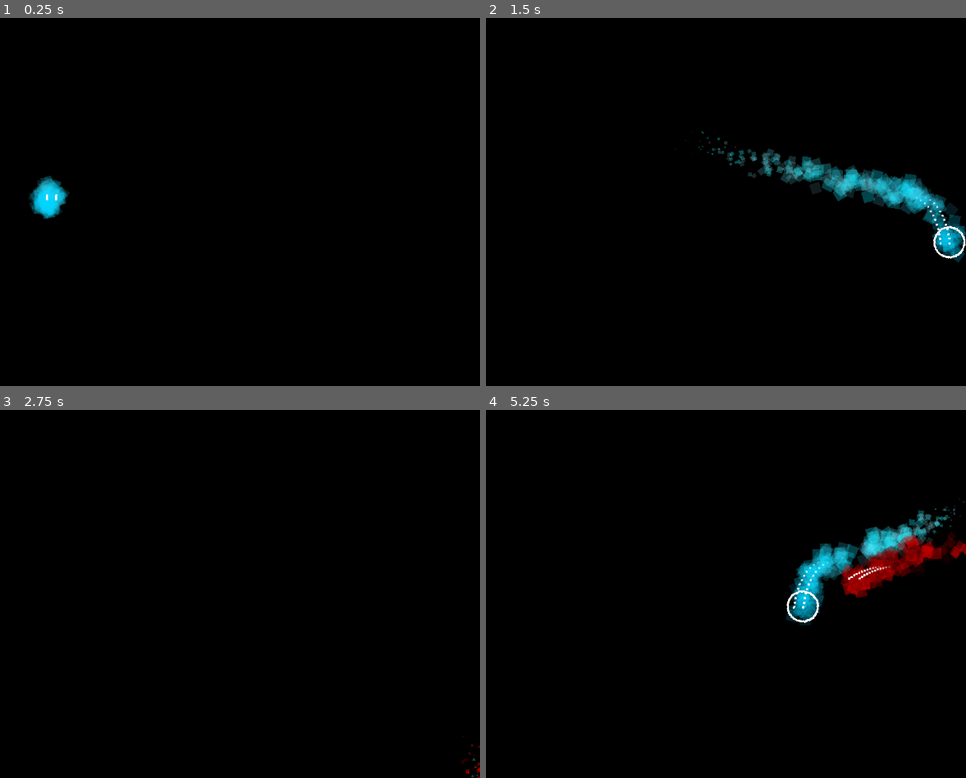
Above: before the commit, frames 1-4 (two rows, left to right).
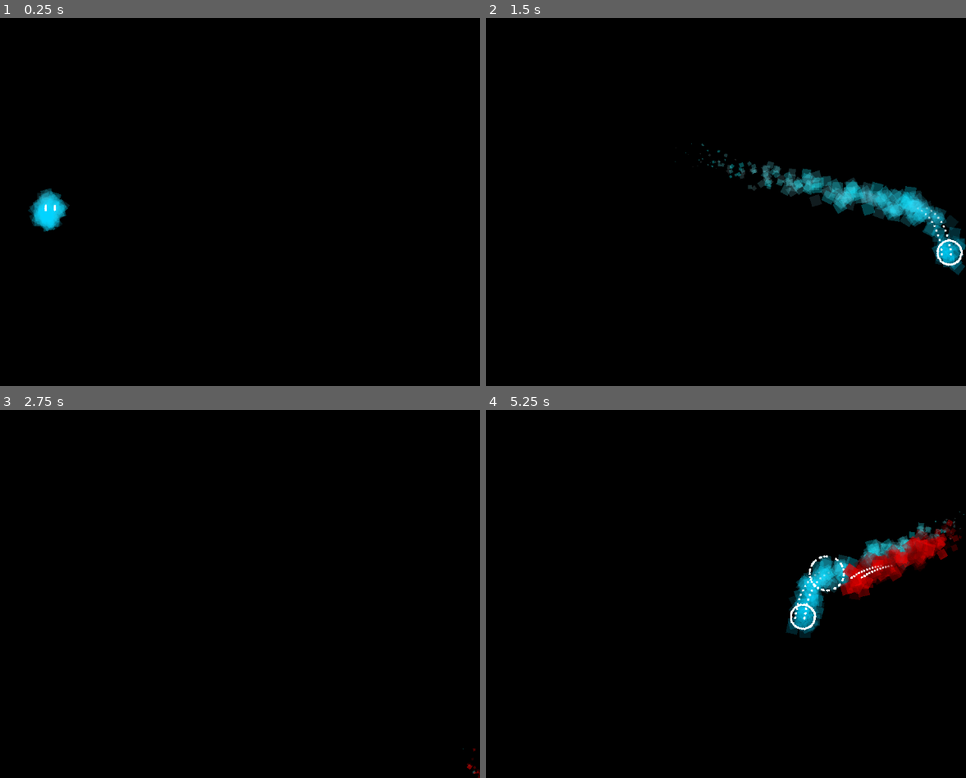
Above: after the commit, the same moments.

Repository: KirbyAndStuff/volatility
Game: Godot game, scene res://world.tscn
The game is run twice, just before and just after one commit, with the same random seed, the same clock (stepped at 60 frames per second) and the same inputs.
Inputs (mouse positions are in pixels of both pictures, inside the frame that each line leads up to):
- Up to frame 1 (0.25 s): no input
- Up to frame 2 (1.5 s): move the mouse to (783, 183) at 0.52 s; hold D (blue_right) 0.53-1.28 s; hold Shift (dash) 0.53-1.28 s; right-click (783, 183) at 0.8 s; move the mouse to (505, 220) at 1.27 s; hold S (blue_down) from 1.28 s (still down); right-click (505, 220) at 1.35 s
- Up to frame 3 (2.75 s): tap Shift (dash) at 1.55 s; move the mouse to (216, 513) at 2.02 s; release S (blue_down) at 2.03 s; hold D (blue_right) from 2.03 s (still down); hold Shift (dash) from 2.03 s (still down); right-click (216, 513) at 2.3 s
- Up to frame 4 (5.25 s): move the mouse to (606, 667) at 2.77 s; release D (blue_right) at 2.78 s; release Shift (dash) at 2.78 s; hold W (blue_up) 2.78-3.53 s; click (606, 667) at 2.85 s; tap Shift (dash) at 3.05, 4.35 s; move the mouse to (836, 649) at 3.52 s; hold Right mouse button (parry, bound only after the commit) 3.53-4.28 s; hold A (blue_left) 3.53-5.03 s; tap Enter at 4.25 s; move the mouse to (outside the picture) at 4.27 s; move the mouse to (673, 594) at 5.02 s; hold S (blue_down) from 5.03 s (still down); hold Right mouse button (parry, bound only after the commit) from 5.03 s (still down)

The runs differ from the first frame. In frame 1, 0.8% of the frame differs, in the area x 5-15%, y 42-59%; in frame 2, 5.0%, in the area x 39-100%, y 30-70%; in frame 3, less than 0.1%; in frame 4, 4.3%.

Commit message:
added parry

Diff:
--- a/particle/enemies/red.gd
+++ b/particle/enemies/red/red.gd
@@ -2,13 +2,13 @@
 
 var particlesL: CPUParticles2D
 var particlesR: CPUParticles2D
-var plred_death := preload("res://enemies/red_death.tscn")
-var red_dash_particles := preload("res://enemies/red_dash_particles.tscn")
+var plred_death := preload("res://enemies/red/red_death.tscn")
+var red_dash_particles := preload("res://enemies/red/red_dash_particles.tscn")
+var red_hurt := preload("res://enemies/red/red_hurt.tscn")
 
 func _ready():
 	particlesL = $"left eye"
 	particlesR = $"right eye"
-	add_to_group("enemy")
 
 var speed = 300
 var player_chase = false
@@ -16,6 +16,7 @@
 var attack_player = false
 var dash_at_player = false
 var red_stamina = 20
+var red_health = 2
 
 @onready var red_dashlength = $Red_DashLength
 
@@ -33,15 +34,18 @@
 		red_stamina += 10 * delta
 	if dash_at_player == true:
 		speed = 1500
+	if red_health < 1:
+		var effect := plred_death.instantiate()
+		effect.position = position
+		get_parent().add_child(effect)
+		queue_free()
 
 func _on_playerdeath_body_entered(body):
 	if body.name == "bullet4":
-		var effect := plred_death.instantiate()
+		var effect := red_hurt.instantiate()
 		effect.position = position
 		get_parent().add_child(effect)
-
-		queue_free()
-
+		red_health -= 1
 
 func _on_player_detection_body_entered(body):
 	player = body
@@ -49,13 +53,11 @@
 	particlesL.lifetime = 0.1
 	particlesR.lifetime = 0.1
 
-
 func _on_player_detection_body_exited(body):
 	player = null
 	player_chase = false
 	particlesL.lifetime = 0.2
 	particlesR.lifetime = 0.2
-
 
 func _on_hurts_player_body_entered(body):
 	if body.name == "player":
@@ -64,7 +66,6 @@
 func _on_hurts_player_body_exited(body):
 	if body.name == "player":
 		attack_player = false
-
 
 func _on_player_dash_distance_body_entered(body):
 	if body.name == "player" and red_stamina > 19:
@@ -86,7 +87,6 @@
 		dash_at_player = true
 		red_dashlength.start()
 
-
 func _on_red_dash_length_timeout() -> void:
 	speed = 300
 	dash_at_player = false
--- a/particle/enemies/red.tscn
+++ b/particle/enemies/red/red.tscn
@@ -1,6 +1,6 @@
 [gd_scene load_steps=10 format=3 uid="uid://ugfxmkdd6pyc"]
 
-[ext_resource type="Script" path="res://enemies/red.gd" id="1_320g4"]
+[ext_resource type="Script" path="res://enemies/red/red.gd" id="1_q1clp"]
 
 [sub_resource type="Curve" id="Curve_8jx83"]
 _data = [Vector2(0, 1), 0.0, 0.0, 0, 0, Vector2(0.494506, 1), 0.0, 0.0, 0, 0, Vector2(1, 0), -0.0491227, 0.0, 0, 0]
@@ -28,7 +28,7 @@
 radius = 167.192
 
 [node name="red" type="CharacterBody2D"]
-script = ExtResource("1_320g4")
+script = ExtResource("1_q1clp")
 
 [node name="body" type="CPUParticles2D" parent="."]
 position = Vector2(1, -2)
@@ -80,7 +80,7 @@
 scale_amount_max = 3.0
 color_ramp = SubResource("Gradient_na7al")
 
-[node name="playerdeath" type="Area2D" parent="."]
+[node name="playerdeath" type="Area2D" parent="." groups=["enemy"]]
 
 [node name="CollisionShape2D" type="CollisionShape2D" parent="playerdeath"]
 position = Vector2(1, -20)
@@ -95,7 +95,7 @@
 position = Vector2(1, -20)
 shape = SubResource("CircleShape2D_sdnrw")
 
-[node name="hurts_player" type="Area2D" parent="." groups=["enemy"]]
+[node name="hurts_player" type="Area2D" parent="." groups=["attack"]]
 
 [node name="CollisionShape2D" type="CollisionShape2D" parent="hurts_player"]
 position = Vector2(1, -20)
--- /dev/null
+++ b/particle/enemies/red/red_dash_particles.gd
@@ -0,0 +1,4 @@
+extends CPUParticles2D
+
+func _ready():
+	emitting = true
--- /dev/null
+++ b/particle/enemies/red/red_dash_particles.tscn
@@ -0,0 +1,34 @@
+[gd_scene load_steps=4 format=3 uid="uid://cq5c7nslwpouu"]
+
+[ext_resource type="Script" path="res://enemies/red/red_dash_particles.gd" id="1_25psh"]
+
+[sub_resource type="Curve" id="Curve_7npgd"]
+_data = [Vector2(0, 1), 0.0, 0.0, 0, 0, Vector2(1, 0), 0.0, 0.0, 0, 0]
+point_count = 2
+
+[sub_resource type="Gradient" id="Gradient_y8813"]
+offsets = PackedFloat32Array(0, 0.794702)
+colors = PackedColorArray(1, 1, 1, 1, 1, 1, 1, 0)
+
+[node name="red_dash_particles" type="CPUParticles2D"]
+emitting = false
+amount = 50
+lifetime = 0.5
+one_shot = true
+explosiveness = 1.0
+emission_shape = 1
+emission_sphere_radius = 25.0
+spread = 180.0
+gravity = Vector2(0, 0)
+initial_velocity_min = 300.0
+initial_velocity_max = 300.0
+angular_velocity_min = -180.0
+angular_velocity_max = 180.0
+angle_min = -180.0
+angle_max = 180.0
+scale_amount_min = 20.0
+scale_amount_max = 20.0
+scale_amount_curve = SubResource("Curve_7npgd")
+color = Color(1, 0, 0, 1)
+color_ramp = SubResource("Gradient_y8813")
+script = ExtResource("1_25psh")
--- a/particle/enemies/red_death.tscn
+++ b/particle/enemies/red/red_death.tscn
@@ -1,6 +1,6 @@
 [gd_scene load_steps=8 format=3 uid="uid://605ng3t3lwhu"]
 
-[ext_resource type="Script" path="res://enemies/red_death.gd" id="1_22xqq"]
+[ext_resource type="Script" path="res://enemies/red/red_death.gd" id="1_22xqq"]
 
 [sub_resource type="Curve" id="Curve_gc8rw"]
 _data = [Vector2(0, 1), 0.0, 0.0, 0, 0, Vector2(0.494506, 1), 0.0, 0.0, 0, 0, Vector2(1, 0), -0.0491227, 0.0, 0, 0]
--- /dev/null
+++ b/particle/enemies/red/red_hurt.gd
@@ -0,0 +1,4 @@
+extends CPUParticles2D
+
+func _ready():
+	emitting = true
--- a/particle/enemies/red_dash_particles.tscn
+++ b/particle/enemies/red/red_hurt.tscn
@@ -1,18 +1,18 @@
-[gd_scene load_steps=4 format=3 uid="uid://cq5c7nslwpouu"]
+[gd_scene load_steps=4 format=3 uid="uid://sf0q5gh5sfxk"]
 
-[ext_resource type="Script" path="res://enemies/red_dash_particles.gd" id="1_4cjy3"]
+[ext_resource type="Script" path="res://enemies/red/red_hurt.gd" id="1_us8no"]
 
-[sub_resource type="Curve" id="Curve_7npgd"]
+[sub_resource type="Curve" id="Curve_mjg34"]
 _data = [Vector2(0, 1), 0.0, 0.0, 0, 0, Vector2(1, 0), 0.0, 0.0, 0, 0]
 point_count = 2
 
-[sub_resource type="Gradient" id="Gradient_y8813"]
+[sub_resource type="Gradient" id="Gradient_gdqb6"]
 offsets = PackedFloat32Array(0, 0.794702)
 colors = PackedColorArray(1, 1, 1, 1, 1, 1, 1, 0)
 
-[node name="red_dash_particles" type="CPUParticles2D"]
+[node name="red_hurt" type="CPUParticles2D"]
 emitting = false
-amount = 50
+amount = 30
 lifetime = 0.5
 one_shot = true
 explosiveness = 1.0
@@ -20,15 +20,15 @@
 emission_sphere_radius = 25.0
 spread = 180.0
 gravity = Vector2(0, 0)
-initial_velocity_min = 300.0
-initial_velocity_max = 300.0
+initial_velocity_min = 200.0
+initial_velocity_max = 200.0
 angular_velocity_min = -180.0
 angular_velocity_max = 180.0
 angle_min = -180.0
 angle_max = 180.0
 scale_amount_min = 20.0
 scale_amount_max = 20.0
-scale_amount_curve = SubResource("Curve_7npgd")
+scale_amount_curve = SubResource("Curve_mjg34")
 color = Color(1, 0, 0, 1)
-color_ramp = SubResource("Gradient_y8813")
-script = ExtResource("1_4cjy3")
+color_ramp = SubResource("Gradient_gdqb6")
+script = ExtResource("1_us8no")
--- a/particle/player/left eye node.gd
+++ b/particle/player/left eye node.gd
@@ -2,7 +2,7 @@
 
 @onready var child = get_children()[0]
 
-var max_dist = 7
+var max_dist = 5
 
 func _process(delta):
 	var mouse_pos = get_local_mouse_position()
--- /dev/null
+++ b/particle/player/parry_particles.tscn
@@ -0,0 +1,26 @@
+[gd_scene load_steps=3 format=3 uid="uid://dc422m8cee2re"]
+
+[ext_resource type="Script" path="res://player/parry_particles.gd" id="1_ux7ju"]
+
+[sub_resource type="Curve" id="Curve_8ofvx"]
+_data = [Vector2(0, 1), 0.0, 0.0, 0, 0, Vector2(1, 0), 0.0, 0.0, 0, 0]
+point_count = 2
+
+[node name="parry_particles" type="CPUParticles2D"]
+emitting = false
+amount = 50
+lifetime = 0.25
+one_shot = true
+explosiveness = 1.0
+spread = 180.0
+gravity = Vector2(0, 0)
+initial_velocity_min = 150.0
+initial_velocity_max = 150.0
+angular_velocity_min = -180.0
+angular_velocity_max = 180.0
+angle_min = 180.0
+angle_max = 180.0
+scale_amount_min = 20.0
+scale_amount_max = 20.0
+scale_amount_curve = SubResource("Curve_8ofvx")
+script = ExtResource("1_ux7ju")
--- a/particle/player/player.gd
+++ b/particle/player/player.gd
@@ -5,12 +5,14 @@
 var particlesR: CPUParticles2D
 var combat_eye: CPUParticles2D
 var dash_particles := preload("res://player/player_dash_particles.tscn")
+var parry_particles := preload("res://player/parry_particles.tscn")
 
 @onready var guntimer := $GunTimer
 @onready var dashlength := $DashLength
 @onready var dash_particlestimer := $DashParticles
 @onready var i_frameslength := $I_FramesLength
 @onready var dashi_frameslength := $DashI_FramesLength
+@onready var parrytimer := $ParryTimer
 
 func _ready():
 	particlesB = $"body"
@@ -49,6 +51,8 @@
 
 	if i_frames == true and i_frameslength.is_stopped():
 		i_framesss()
+	if Input.is_action_pressed("parry"):
+		parry()
 
 func get_input():
 	if input.length() > 0.0:
@@ -126,3 +130,21 @@
 func _on_combat_eye_detection_area_exited(area: Area2D) -> void:
 	if area.is_in_group("enemy"):
 		combat_eye.emitting = false
+
+func parry():
+	if parrytimer.is_stopped():
+		var effect := parry_particles.instantiate()
+		effect.position = position
+		get_parent().add_child(effect)
+		$parry_detection/CollisionShape2D.disabled = false
+		parrytimer.start()
+		await get_tree().create_timer(0.25).timeout
+		$parry_detection/CollisionShape2D.disabled = true
+
+func _on_parry_timer_timeout() -> void:
+	parrytimer.stop()
+
+func _on_parry_detection_area_entered(area: Area2D) -> void:
+	if area.is_in_group("attack"):
+		i_framesss()
+		(get_node("../red").red_health) -= 2
--- a/particle/player/player.tscn
+++ b/particle/player/player.tscn
@@ -18,10 +18,13 @@
 colors = PackedColorArray(1, 1, 1, 1, 1, 1, 1, 0)
 
 [sub_resource type="CircleShape2D" id="CircleShape2D_k4hsi"]
-radius = 27.0185
+radius = 23.0
 
 [sub_resource type="CircleShape2D" id="CircleShape2D_xt0ek"]
-radius = 551.0
+radius = 700.0
+
+[sub_resource type="CircleShape2D" id="CircleShape2D_lc2ci"]
+radius = 35.0
 
 [node name="player" type="CharacterBody2D"]
 position = Vector2(164, 48)
@@ -29,7 +32,7 @@
 script = ExtResource("1_ni3np")
 
 [node name="body" type="CPUParticles2D" parent="."]
-position = Vector2(0, -12)
+position = Vector2(0, 10)
 amount = 250
 lifetime = 0.5
 speed_scale = 0.7
@@ -51,7 +54,7 @@
 color_initial_ramp = SubResource("Gradient_ovceo")
 
 [node name="left eye node" type="Node2D" parent="."]
-position = Vector2(8, -16)
+position = Vector2(8, 3)
 script = ExtResource("2_bfumu")
 
 [node name="left eye" type="CPUParticles2D" parent="left eye node"]
@@ -68,7 +71,7 @@
 color_ramp = SubResource("Gradient_irh04")
 
 [node name="right eye node" type="Node2D" parent="."]
-position = Vector2(-8, -16)
+position = Vector2(-8, 3)
 script = ExtResource("3_g7m5p")
 
 [node name="right eye" type="CPUParticles2D" parent="right eye node"]
@@ -85,7 +88,7 @@
 color_ramp = SubResource("Gradient_irh04")
 
 [node name="combat eye" type="CPUParticles2D" parent="."]
-position = Vector2(-4, 8)
+position = Vector2(-3, 21)
 emitting = false
 amount = 150
 lifetime = 0.4
@@ -95,8 +98,8 @@
 direction = Vector2(0, 0)
 spread = 0.0
 gravity = Vector2(0, 0)
-initial_velocity_min = 500.0
-initial_velocity_max = 500.0
+initial_velocity_min = 400.0
+initial_velocity_max = 400.0
 orbit_velocity_min = 3.0
 orbit_velocity_max = 3.0
 angle_min = -20.0
@@ -105,7 +108,6 @@
 scale_amount_max = 3.0
 
 [node name="CollisionShape2D" type="CollisionShape2D" parent="."]
-position = Vector2(0, -18)
 shape = SubResource("CircleShape2D_k4hsi")
 
 [node name="GunTimer" type="Timer" parent="."]
@@ -123,17 +125,31 @@
 [node name="DashI_FramesLength" type="Timer" parent="."]
 wait_time = 0.3
 
+[node name="ParryTimer" type="Timer" parent="."]
+wait_time = 3.5
+
 [node name="combat_eye_detection" type="Area2D" parent="."]
+position = Vector2(0, 22)
 
 [node name="CollisionShape2D" type="CollisionShape2D" parent="combat_eye_detection"]
 visible = false
 position = Vector2(0, -18)
 shape = SubResource("CircleShape2D_xt0ek")
 
+[node name="parry_detection" type="Area2D" parent="."]
+position = Vector2(0, 22)
+
+[node name="CollisionShape2D" type="CollisionShape2D" parent="parry_detection"]
+position = Vector2(0, -22)
+shape = SubResource("CircleShape2D_lc2ci")
+disabled = true
+
 [connection signal="timeout" from="GunTimer" to="." method="_on_cooldown_timer_timeout"]
 [connection signal="timeout" from="DashLength" to="." method="_on_dash_length_timeout"]
 [connection signal="timeout" from="DashParticles" to="." method="_on_dash_particles_timeout"]
 [connection signal="timeout" from="I_FramesLength" to="." method="_on_i_frames_length_timeout"]
 [connection signal="timeout" from="DashI_FramesLength" to="." method="_on_dash_i_frames_length_timeout"]
+[connection signal="timeout" from="ParryTimer" to="." method="_on_parry_timer_timeout"]
 [connection signal="area_entered" from="combat_eye_detection" to="." method="_on_combat_eye_detection_area_entered"]
 [connection signal="area_exited" from="combat_eye_detection" to="." method="_on_combat_eye_detection_area_exited"]
+[connection signal="area_entered" from="parry_detection" to="." method="_on_parry_detection_area_entered"]
--- a/particle/player/right eye node.gd
+++ b/particle/player/right eye node.gd
@@ -2,7 +2,7 @@
 
 @onready var child = get_children()[0]
 
-var max_dist = 7
+var max_dist = 5
 
 func _process(delta):
 	var mouse_pos = get_local_mouse_position()
--- a/particle/project.godot
+++ b/particle/project.godot
@@ -52,6 +52,11 @@
 "events": [Object(InputEventKey,"resource_local_to_scene":false,"resource_name":"","device":-1,"window_id":0,"alt_press …(182 unchanged characters)…
 ]
 }
+parry={
+"deadzone": 0.5,
+"events": [Object(InputEventMouseButton,"resource_local_to_scene":false,"resource_name":"","device":-1,"window_id":0,"alt_pressed":false,"shift_pressed":false,"ctrl_pressed":false,"meta_pressed":false,"button_mask":2,"position":Vector2(137, 23),"global_position":Vector2(141, 66),"factor":1.0,"button_index":2,"canceled":false,"pressed":true,"double_click":false,"script":null)
+]
+}
 
 [rendering]
 
--- a/particle/world.tscn
+++ b/particle/world.tscn
@@ -2,7 +2,7 @@
 
 [ext_resource type="Texture2D" uid="uid://cb7pupydiyxw4" path="res://2os250kt.bmp" id="1_1xvu2"]
 [ext_resource type="PackedScene" uid="uid://bvcvwki6yk3vm" path="res://player/player.tscn" id="1_cwnpp"]
-[ext_resource type="PackedScene" uid="uid://ugfxmkdd6pyc" path="res://enemies/red.tscn" id="2_rl18w"]
+[ext_resource type="PackedScene" uid="uid://ugfxmkdd6pyc" path="res://enemies/red/red.tscn" id="2_rl18w"]
 [ext_resource type="PackedScene" uid="uid://cwd6uwrleay6e" path="res://ui/stamina.tscn" id="4_5m155"]
 [ext_resource type="PackedScene" uid="uid://dhoylud6i8xce" path="res://ui/health.tscn" id="5_rkgij"]
 
@@ -18,7 +18,7 @@
 position = Vector2(392, 335)
 
 [node name="red" parent="." instance=ExtResource("2_rl18w")]
-position = Vector2(1349, 303)
+position = Vector2(1336, 330)
 
 [node name="stamina" parent="." instance=ExtResource("4_5m155")]
 anchors_preset = 0
Renamed: particle/enemies/red_death.gd -> particle/enemies/red/red_death.gd
Renamed: particle/enemies/red_dash_particles.gd -> particle/player/parry_particles.gd
Not shown: 1 places in particle/player/player.tscn that only renumber resources
